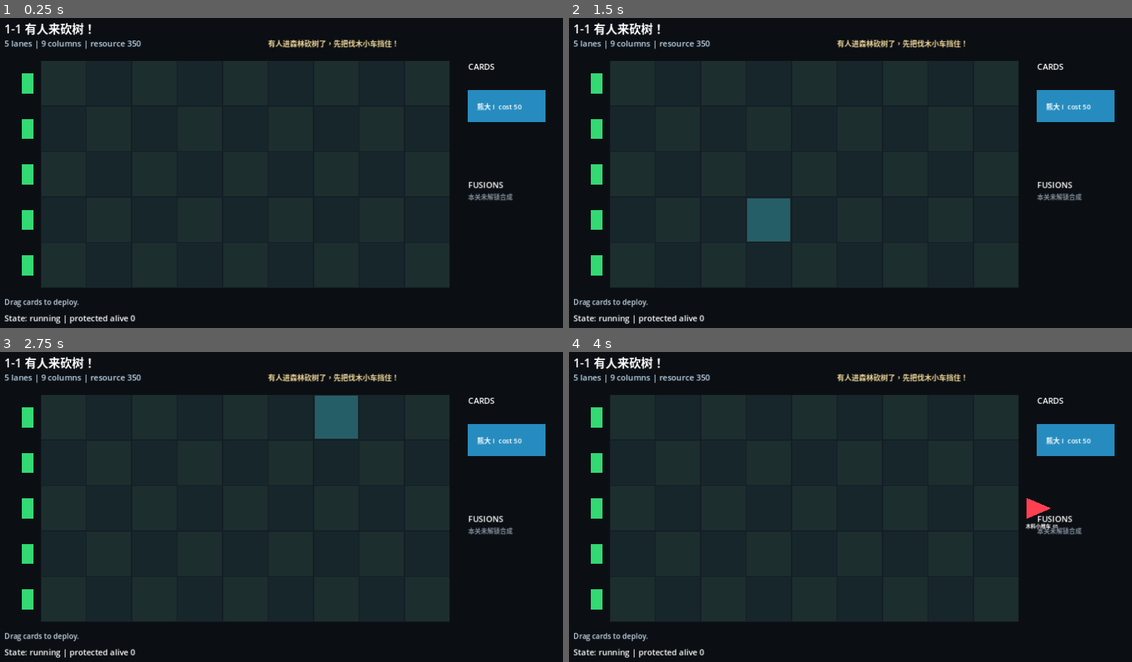
Above: before the commit, frames 1-4 (two rows, left to right).
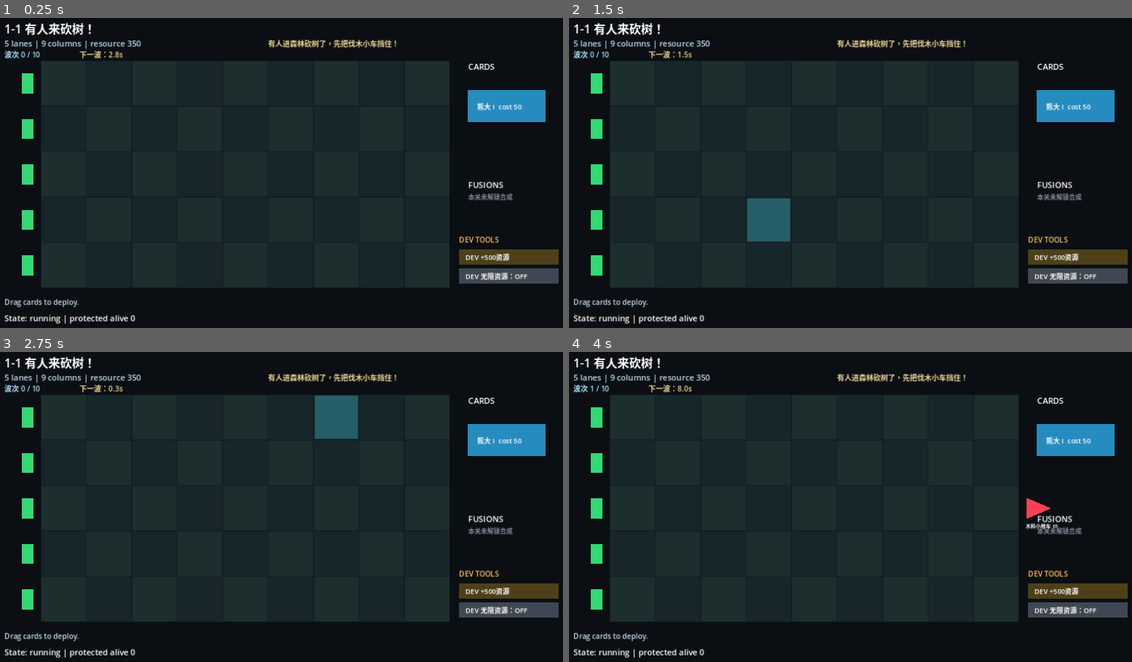
Above: after the commit, the same moments.

Repository: Sakeroux168/pvz-boonie-bears
Game: Godot game, scene res://src/app/main.tscn
Same seed, same stepped clock (60 frames per second), same inputs: the game is played once before the commit and once after it.
Inputs (mouse positions are in pixels of both pictures, inside the frame that each line leads up to):
- Up to frame 1 (0.25 s): no input
- Up to frame 2 (1.5 s): tap Enter at 0.5 s; move the mouse to (974, 160) at 0.52 s; tap R at 0.6 s; click (974, 160) at 0.67 s; tap Space at 1.25 s; drag from (732, 191) to (816, 241) at 1.27 s
- Up to frame 3 (2.75 s): tap Enter at 2 s; move the mouse to (337, 438) at 2.02 s; tap R at 2.1 s; click (337, 438) at 2.17 s
- Up to frame 4 (4 s): tap Space at 2.75 s; drag from (816, 575) to (670, 460) at 2.77 s; move the mouse to (1019, 559) at 3.52 s; tap R at 3.6 s; click (1019, 559) at 3.67 s

The runs differ from the first frame. In frame 1, 2.0% of the frame differs, in the area x 0-100%, y 10-86%; in frame 2, 2.0%; in frame 3, 2.0%; in frame 4, 2.0%.

Commit message:
feat(h4b): add wave HUD and dev resource controls

Diff:
--- a/src/ui/battle_screen.gd
+++ b/src/ui/battle_screen.gd
@@ -10,6 +10,8 @@
 const START_LEVEL_ID := "world01_01"
 const RESTART_RECT := Rect2(505.0, 365.0, 130.0, 40.0)
 const NEXT_LEVEL_RECT := Rect2(645.0, 365.0, 130.0, 40.0)
+const DEV_RESOURCE_RECT := Rect2(1040.0, 520.0, 220.0, 34.0)
+const DEV_INFINITE_RECT := Rect2(1040.0, 562.0, 220.0, 34.0)
 
 var repository := GameDataRepository.new()
 var session: BattleSession
@@ -25,6 +27,8 @@
 # Deck entries: [{"unit_id": String, "rect": Rect2, "cost": int}] — built once
 # from level.deck + repository unit definitions (single source of truth for cost).
 var deck_cards: Array[Dictionary] = []
+var dev_tools_enabled := OS.is_debug_build()
+var dev_infinite_resources := false
 
 func _ready() -> void:
 	# H4B: the game boots into the formal World 01 level 1-1. The old
@@ -62,6 +66,36 @@
 		return "Drag cards to deploy. Drag a unit onto another to merge."
 	return "Drag cards to deploy."
 
+func _wave_total() -> int:
+	if session == null:
+		return 0
+	var waves: Array = session.level.get("waves", [])
+	return waves.size()
+
+func _wave_progress_text() -> String:
+	var total := _wave_total()
+	var current := 0
+	if session != null:
+		current = clampi(session.next_wave_index, 0, total)
+	return "波次 %d / %d" % [current, total]
+
+func _next_wave_seconds() -> float:
+	if session == null:
+		return 0.0
+	var waves: Array = session.level.get("waves", [])
+	if session.next_wave_index < 0 or session.next_wave_index >= waves.size():
+		return 0.0
+	var wave: Dictionary = waves[session.next_wave_index]
+	return maxf(0.0, float(wave.get("at", 0.0)) - session.elapsed)
+
+func _next_wave_text() -> String:
+	if session == null:
+		return "下一波：0.0s"
+	var waves: Array = session.level.get("waves", [])
+	if session.next_wave_index >= waves.size():
+		return "全部波次已出"
+	return "下一波：%.1fs" % _next_wave_seconds()
+
 func _advance_to_next_level() -> bool:
 	if session == null or session.state != BattleSession.STATE_VICTORY:
 		return false
@@ -118,6 +152,9 @@
 	hover_cell = _cell_from_point(pointer_position)
 	match pointer["type"]:
 		"down":
+			if _handle_dev_pointer_down(pointer_position):
+				queue_redraw()
+				return
 			# Restart button is only visible/clickable once the battle ended.
 			if session != null and session.state != BattleSession.STATE_RUNNING:
 				if RESTART_RECT.has_point(pointer_position):
@@ -142,6 +179,29 @@
 	hover_cell = Vector2i(-1, -1)
 	session = BattleSession.new(repository)
 
+func _dev_tools_available() -> bool:
+	return dev_tools_enabled and OS.is_debug_build()
+
+func _handle_dev_pointer_down(point: Vector2) -> bool:
+	if not _dev_tools_available() or session == null:
+		return false
+	if DEV_RESOURCE_RECT.has_point(point):
+		session.resources.add(500)
+		status_text = "DEV: +500 resources."
+		return true
+	if DEV_INFINITE_RECT.has_point(point):
+		dev_infinite_resources = not dev_infinite_resources
+		status_text = "DEV infinite resources: ON" if dev_infinite_resources else "DEV infinite resources: OFF"
+		return true
+	return false
+
+func _refund_dev_spend(resource_before: int, result: Dictionary) -> void:
+	if not _dev_tools_available() or not dev_infinite_resources or not result.get("ok", false):
+		return
+	var spent := resource_before - session.resources.amount
+	if spent > 0:
+		session.resources.add(spent)
+
 func _begin_drag(point: Vector2) -> void:
 	if session == null or session.state != BattleSession.STATE_RUNNING:
 		return
@@ -157,6 +217,7 @@
 func _finish_drag(point: Vector2) -> void:
 	if drag_payload.is_empty() or session == null:
 		return
+	var resource_before := session.resources.amount
 	var target := _cell_from_point(point)
 	var result: Dictionary
 	if drag_payload["kind"] == "card":
@@ -165,6 +226,7 @@
 	else:
 		result = session.merge_cells(drag_payload["source"], target)
 		status_text = "Merged -> %s" % result.get("result", "") if result.get("ok", false) else "Rejected: %s" % result.get("reason", "unknown")
+	_refund_dev_spend(resource_before, result)
 	drag_payload = {}
 	hover_cell = Vector2i(-1, -1)
 
@@ -191,8 +253,12 @@
 	draw_string(font, Vector2(40, 74), "5 lanes | %d columns | resource %d" % [session.board.columns, session.resources.amount], HORIZONTAL_ALIGNMENT_LEFT, -1, 18, Color(0.75, 0.85, 0.93))
 	if not level_briefing.is_empty():
 		draw_string(font, Vector2(620, 74), level_briefing, HORIZONTAL_ALIGNMENT_LEFT, -1, 16, Color(0.95, 0.85, 0.6))
+	draw_string(font, Vector2(40, 98), _wave_progress_text(), HORIZONTAL_ALIGNMENT_LEFT, -1, 16, Color(0.65, 0.9, 1.0))
+	draw_string(font, Vector2(205, 98), _next_wave_text(), HORIZONTAL_ALIGNMENT_LEFT, -1, 16, Color(0.95, 0.85, 0.55))
 	_draw_board(font)
 	_draw_cards(font)
+	if _dev_tools_available():
+		_draw_dev_controls(font)
 	_draw_status(font)
 	if not drag_payload.is_empty():
 		_draw_drag_preview(font)
@@ -285,6 +351,15 @@
 	if shown == 0:
 		draw_string(font, Vector2(1060, 410), "本关未解锁合成", HORIZONTAL_ALIGNMENT_LEFT, -1, 14, Color(0.5, 0.55, 0.6))
 
+func _draw_dev_controls(font: Font) -> void:
+	draw_string(font, Vector2(1040, 505), "DEV TOOLS", HORIZONTAL_ALIGNMENT_LEFT, -1, 16, Color(1.0, 0.75, 0.35))
+	draw_rect(DEV_RESOURCE_RECT, Color(0.3, 0.25, 0.1), true)
+	draw_string(font, DEV_RESOURCE_RECT.position + Vector2(14, 23), "DEV +500资源", HORIZONTAL_ALIGNMENT_LEFT, -1, 15, Color.WHITE)
+	var infinite_color := Color(0.18, 0.45, 0.25) if dev_infinite_resources else Color(0.25, 0.28, 0.32)
+	draw_rect(DEV_INFINITE_RECT, infinite_color, true)
+	var infinite_label := "DEV 无限资源：ON" if dev_infinite_resources else "DEV 无限资源：OFF"
+	draw_string(font, DEV_INFINITE_RECT.position + Vector2(14, 23), infinite_label, HORIZONTAL_ALIGNMENT_LEFT, -1, 15, Color.WHITE)
+
 func _draw_status(font: Font) -> void:
 	draw_string(font, Vector2(40, 642), status_text, HORIZONTAL_ALIGNMENT_LEFT, 930, 16, Color(0.78, 0.86, 0.92))
 	draw_string(font, Vector2(40, 678), "State: %s | protected alive %d" % [session.state, session.board.alive_tree_count()], HORIZONTAL_ALIGNMENT_LEFT, -1, 18, Color.WHITE)
